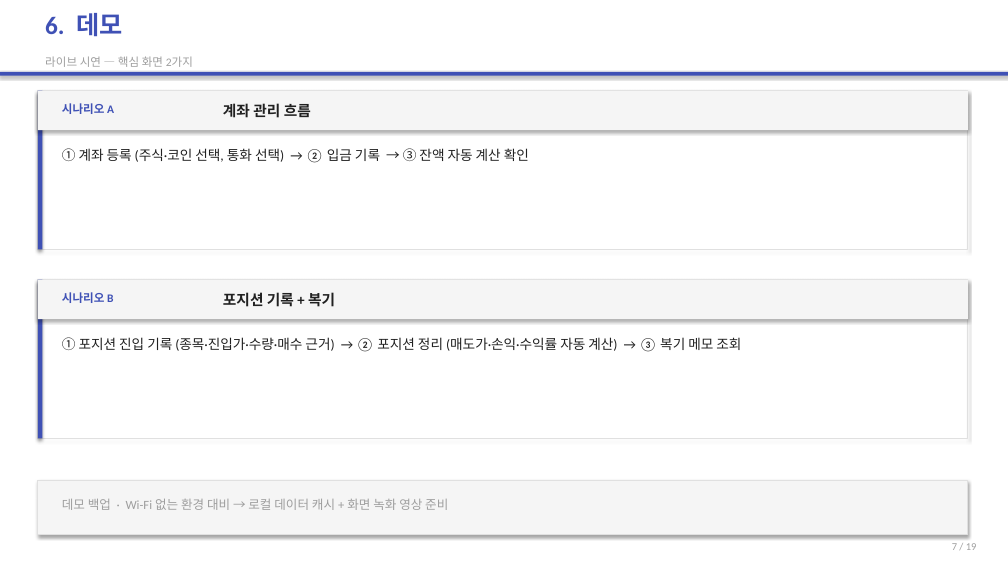
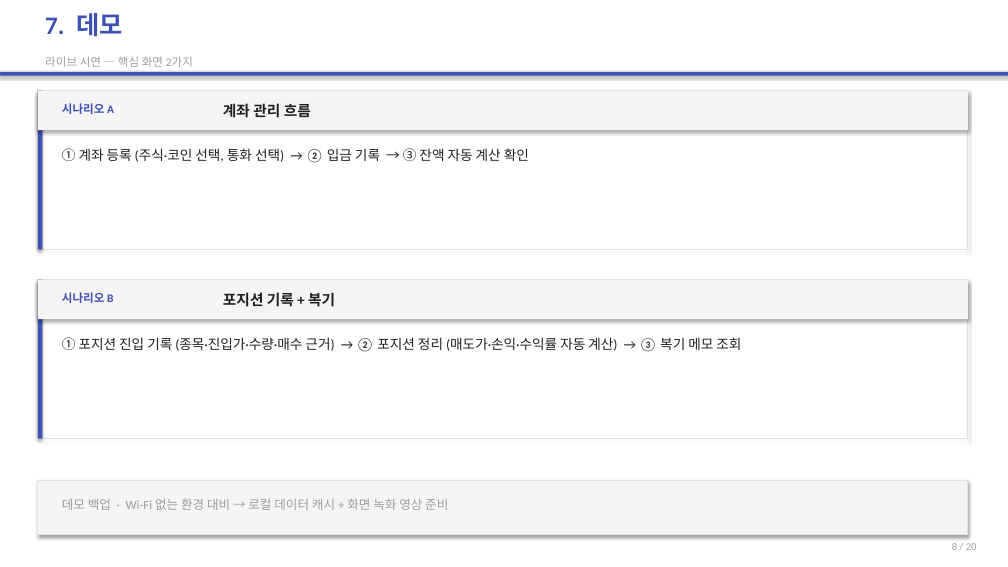
Before and after one commit to 2022136020/project_c, a slide deck: slide 8 of portfolio-tracker/presentation/portfolio-tracker-final.pptx (slide 7 before the commit). Drawn at 1008x567 pixels with LibreOffice and Linux fonts; fonts in the diff are those of the drawing. Boxes give left, top, right and bottom in pixels: in the first picture for what was removed or moved away, otherwise in the second. Text is boxed around its words. In the diff, an @@ line names an element or a change of style, - is before the commit and + after.

```diff
--- a/portfolio-tracker/presentation/portfolio-tracker-final.pptx
+++ b/portfolio-tracker/presentation/portfolio-tracker-final.pptx
@@ text at [45,13,122,37]: text changed @@
-6. 데모
+7. 데모
@@ text at [952,543,977,550]: text changed @@
-7 / 19
+8 / 20
```
Also in this commit, not shown: 17 other slides changed, 1 slide added, 22 other files.
